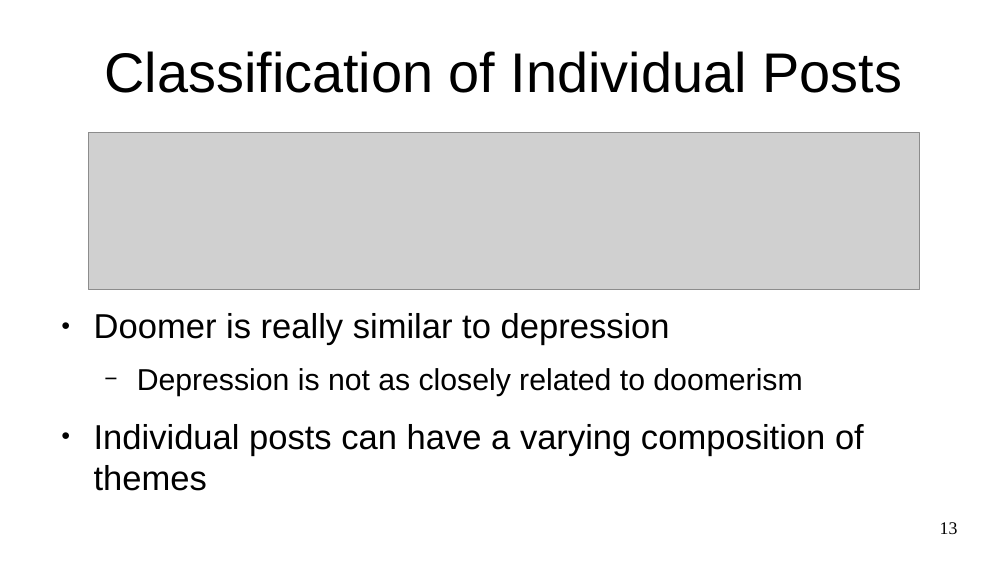
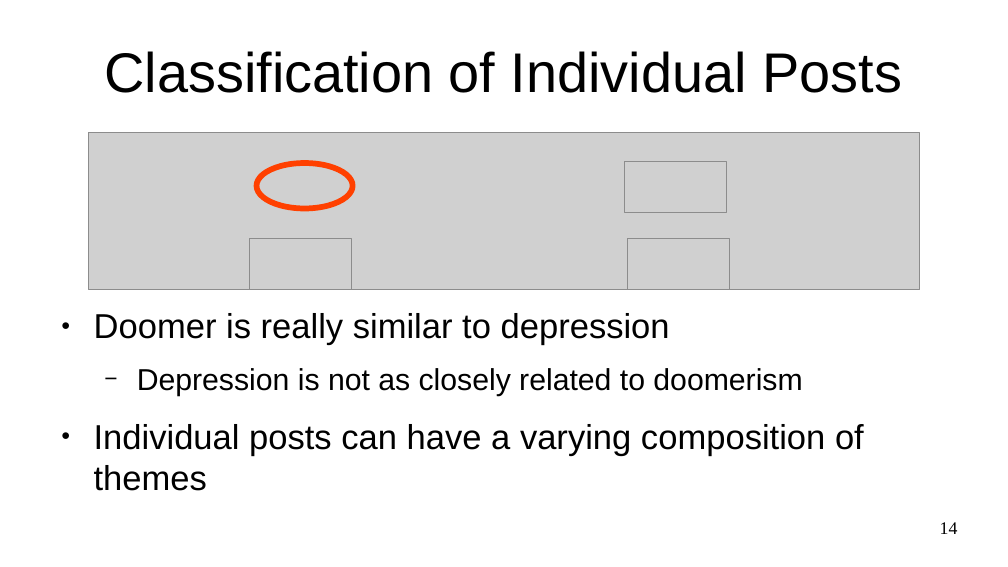
Before and after one commit to aliraeisdanaei/Doomer_Analysis, a slide deck: slide 14 of Presentations/Report.odp (slide 13 before the commit). Drawn at 1008x567 pixels with LibreOffice and Linux fonts; fonts in the diff are those of the drawing; grey boxes stand for pictures. Boxes give left, top, right and bottom in pixels: in the first picture for what was removed or moved away, otherwise in the second. Text is boxed around its words. In the diff, an @@ line names an element or a change of style, - is before the commit and + after.

```diff
--- a/Presentations/Report.odp
+++ b/Presentations/Report.odp
@@ ellipse added at [257, 163, 353, 209], outline #FF4000 4.51 pt @@
@@ picture added at [625, 161, 726, 212] @@
@@ picture added at [250, 238, 351, 289] @@
@@ picture added at [628, 238, 730, 289] @@
@@ page number at [940, 522, 958, 534]: text changed @@
-13
+14
```
Also in this commit, not shown: 7 other slides changed, 2 slides added, 1 slide removed, 2 other files.
